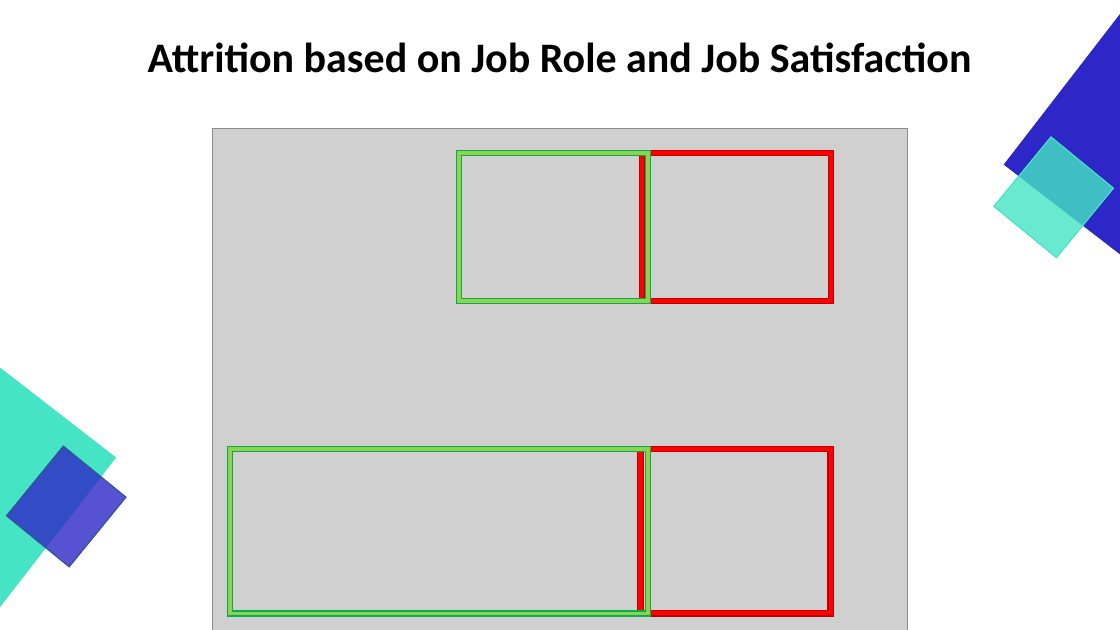
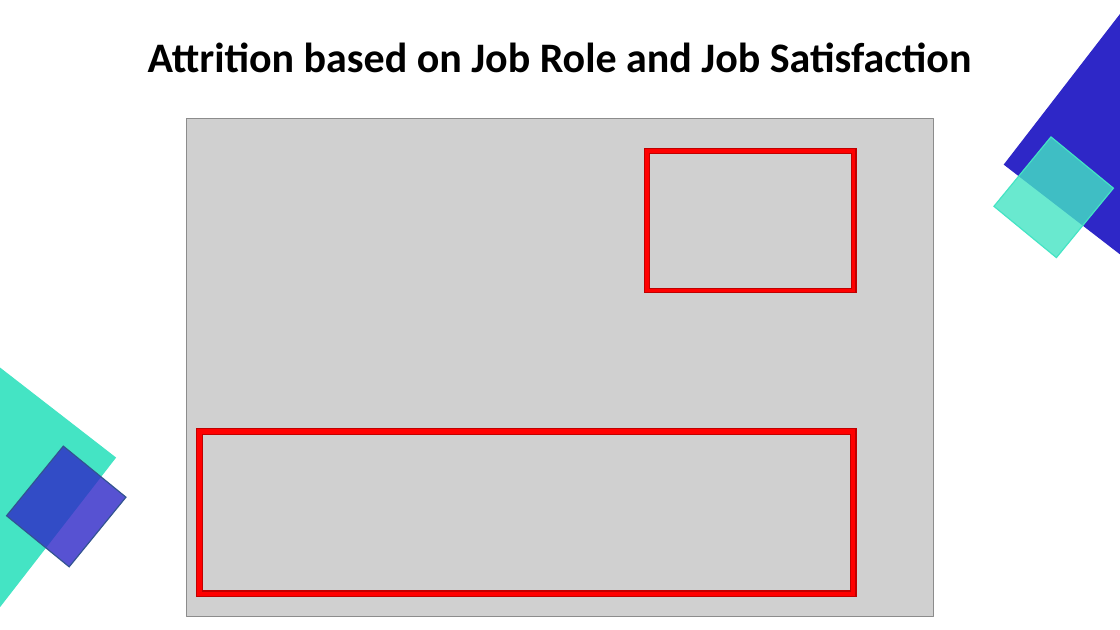
Before and after one commit to GraduateSchoolWork/CaseStudy2_DDS, a slide deck: slide 9 of DDS_Project_2_Presentation.pptx. Drawn at 1120x630 pixels with LibreOffice and Linux fonts; fonts in the diff are those of the drawing; grey boxes stand for pictures. Boxes give left, top, right and bottom in pixels: in the first picture for what was removed or moved away, otherwise in the second. Text is boxed around its words. In the diff, an @@ line names an element or a change of style, - is before the commit and + after.

Commit message:
updated rmd and ppt

```diff
--- a/DDS_Project_2_Presentation.pptx
+++ b/DDS_Project_2_Presentation.pptx
@@ picture: place and size @@
-picture at box(213, 129, 908, 630)
+picture at box(187, 118, 934, 617)
@@ frame: place and size @@
-frame at box(640, 150, 834, 303)
+frame at box(645, 149, 856, 292)
@@ frame removed at box(457, 150, 651, 303) @@
@@ frame: place and size @@
-frame at box(638, 446, 833, 616)
+frame at box(197, 429, 856, 597)
@@ frame removed at box(228, 446, 651, 616) @@
```
Also in this commit, not shown: 1 other slide changed, 4 slides added, 2 slides removed, 1 other file.
